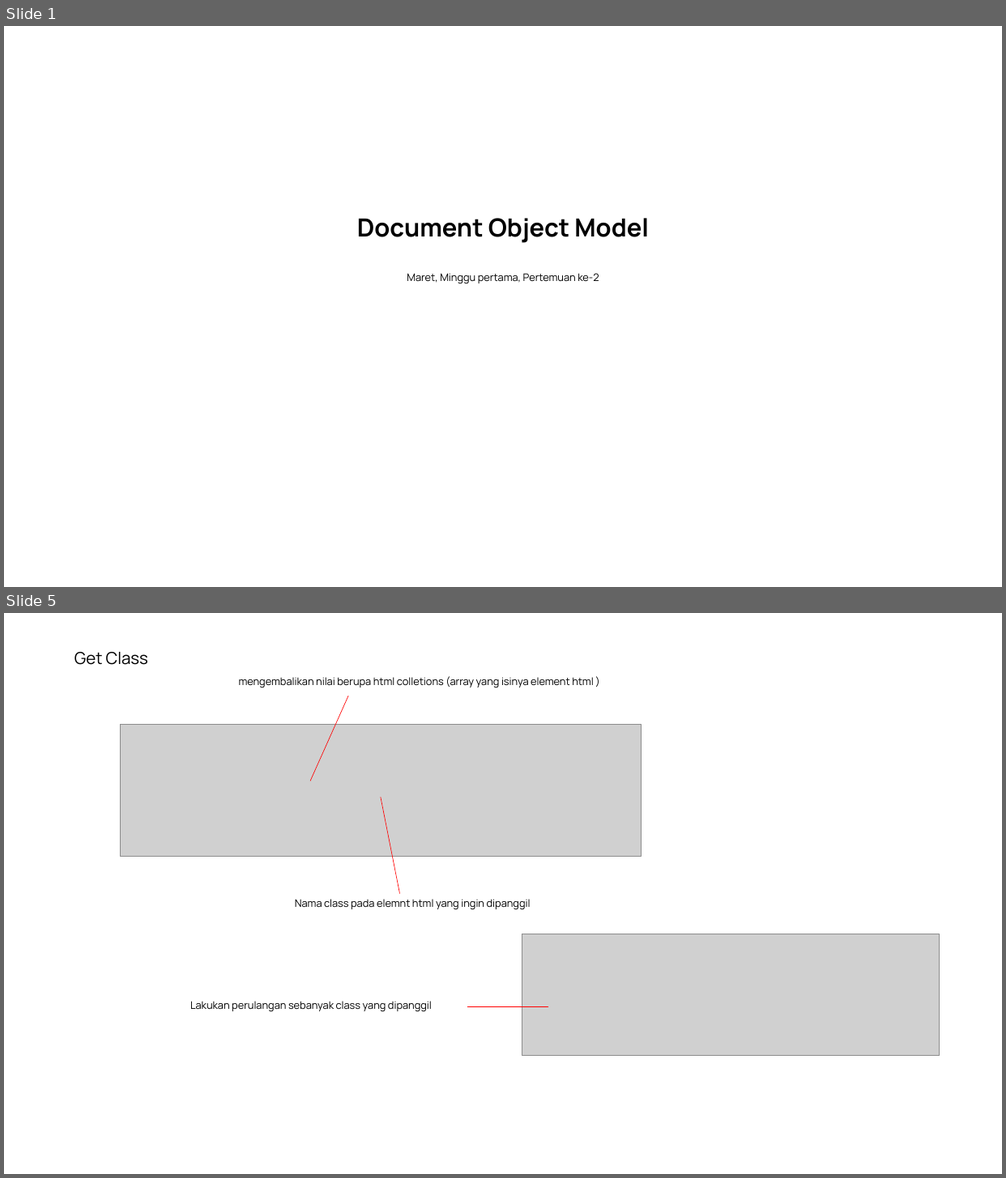
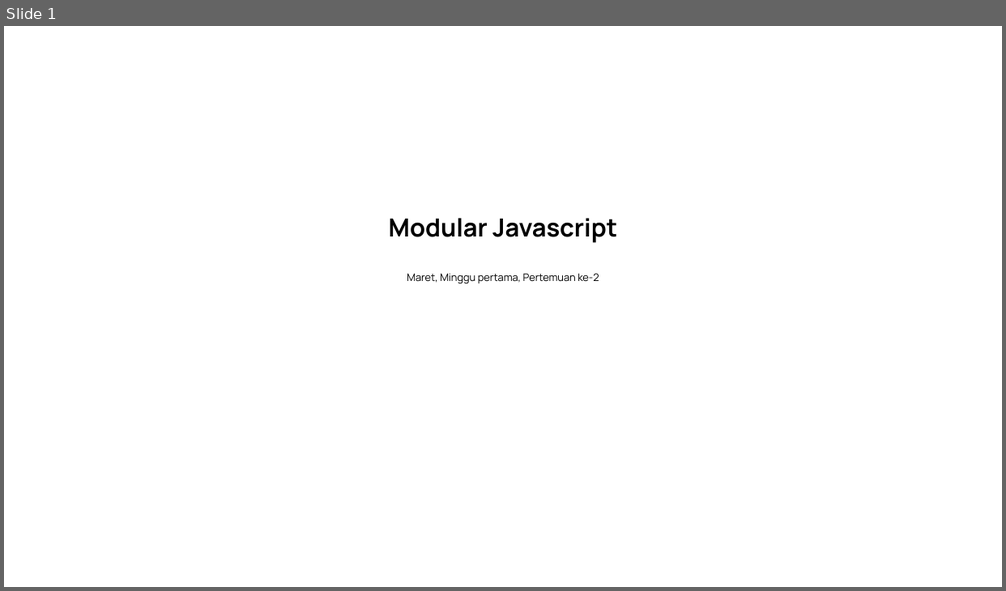
Before and after one commit to saddam-satria/learning-material, a slide deck: march/week-1/meeting-3/PPT.pptx. Shown one above the other, each under a label of ours: slides 1 and 5 before the commit, slide 1 after it; the slides between them are not shown. The pictures are 1006x1178 and 1006x591 pixels, drawn with LibreOffice and Linux fonts; fonts in the diff are those of the drawing; grey boxes stand for pictures. Boxes give left, top, right and bottom in pixels: in the first picture for what was removed or moved away, otherwise in the second. Text is boxed around its words. In the diff, an @@ line names an element or a change of style, - is before the commit and + after.

```diff
--- a/march/week-1/meeting-3/PPT.pptx
+++ b/march/week-1/meeting-3/PPT.pptx
@@ slide 5 removed at (4,613,1002,1174), background #FFFFFF @@
@@ text removed at (74,652,148,665) @@
-Get Class
@@ text removed at (239,676,594,688) @@
-mengembalikan nilai berupa html colletions (array yang isinya element html )
@@ line removed from (310, 781) to (348, 696) @@
@@ picture removed at (120,725,641,857) @@
@@ line removed from (381, 797) to (400, 894) @@
@@ text removed at (295,899,530,910) @@
-Nama class pada elemnt html yang ingin dipanggil
@@ picture removed at (522,934,940,1056) @@
@@ text removed at (190,1001,432,1012) @@
-Lakukan perulangan sebanyak class yang dipanggil
@@ line removed from (467, 1007) to (548, 1007) @@
@@ slide 1 changed as well @@
@@ text at (389,218,617,243): text changed @@
-Document Object Model
+Modular Javascript
```
Also in this commit, not shown: 4 slides added, 6 other slides removed, 9 other files.
